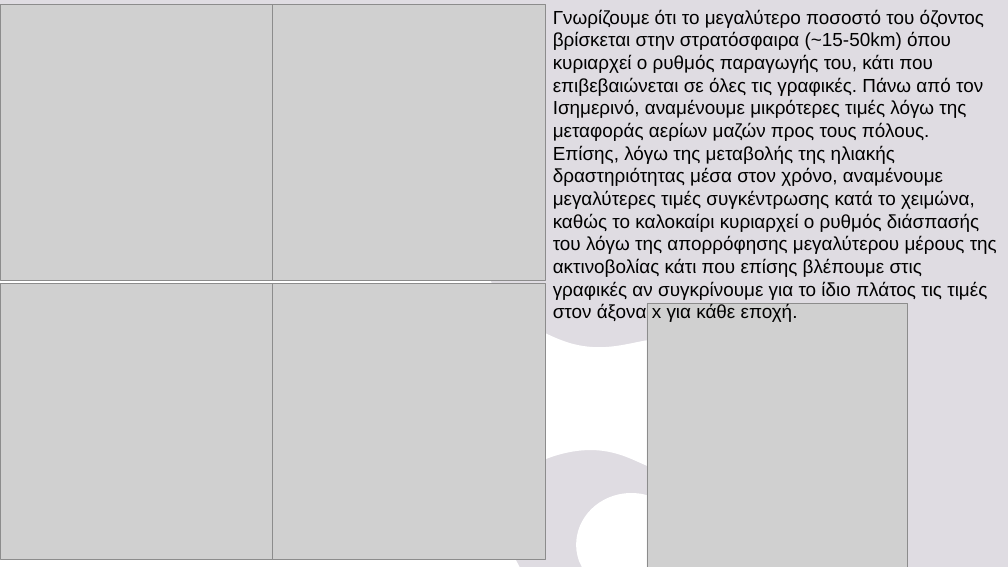
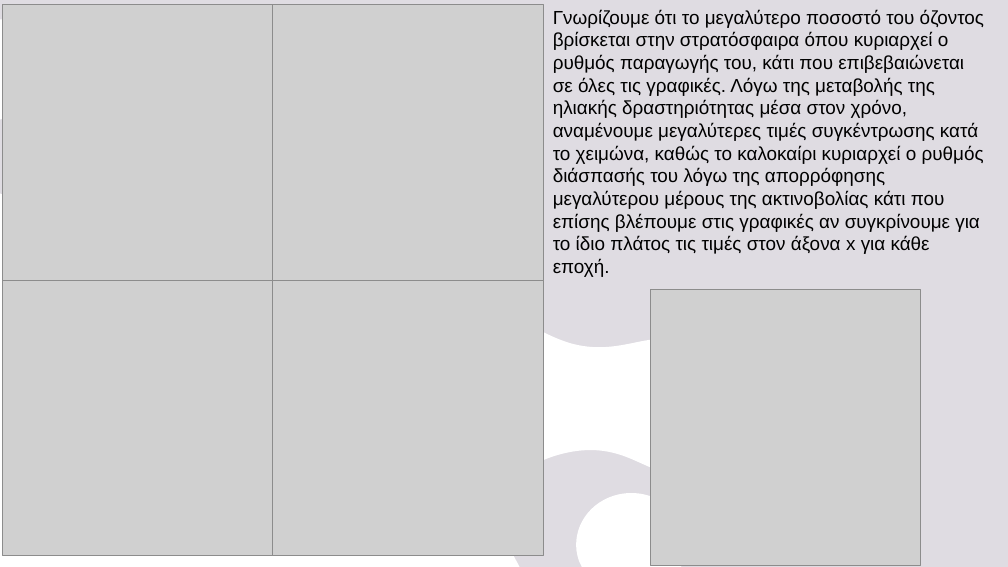
Before and after one commit to nadezsha/MSc---Applied-Meteorology-and-Environmental-Physics, a slide deck: slide 8 of Radiation and Atmosphere Interaction/Report 0/ΕργασίαΜηδέν.pptx (slide 4 before the commit). Drawn at 1008x567 pixels with LibreOffice and Linux fonts; fonts in the diff are those of the drawing; grey boxes stand for pictures. Boxes give left, top, right and bottom in pixels: in the first picture for what was removed or moved away, otherwise in the second. Text is boxed around its words. In the diff, an @@ line names an element or a change of style, - is before the commit and + after.

```diff
--- a/Radiation and Atmosphere Interaction/Report 0/ΕργασίαΜηδέν.pptx
+++ b/Radiation and Atmosphere Interaction/Report 0/ΕργασίαΜηδέν.pptx
@@ text at bbox=[553, 9, 984, 254]: text changed @@
-Γνωρίζουμε ότι το μεγαλύτερο ποσοστό του όζοντος βρίσκεται στην στρατόσφαιρα (~15-50km) όπου κυριαρχεί ο ρυθμός παραγωγής του, κάτι που επιβεβαιώνεται σε όλες τις γραφικές. Πάνω από τον Ισημερινό, αναμένουμε μικρότερες τιμές λόγω της μεταφοράς αερίων μαζών προς τους πόλους. Επίσης, λόγω της μεταβολής της ηλιακής δραστηριότητας μέσα στον χρόνο, αναμένουμε μεγαλύτερες τιμές συγκέντρωσης κατά το χειμώνα, καθώς το καλοκαίρι κυριαρχεί ο ρυθμός διάσπασής του λόγω της απορρόφησης μεγαλύτερου μέρους της ακτινοβολίας κάτι που επίσης βλέπουμε στις γραφικές αν συγκρίνουμε για το ίδιο πλάτος τις τιμές στον άξονα x για κάθε εποχή.
+Γνωρίζουμε ότι το μεγαλύτερο ποσοστό του όζοντος βρίσκεται στην στρατόσφαιρα όπου κυριαρχεί ο ρυθμός παραγωγής του, κάτι που επιβεβαιώνεται σε όλες τις γραφικές. Λόγω της μεταβολής της ηλιακής δραστηριότητας μέσα στον χρόνο, αναμένουμε μεγαλύτερες τιμές συγκέντρωσης κατά το χειμώνα, καθώς το καλοκαίρι κυριαρχεί ο ρυθμός διάσπασής του λόγω της απορρόφησης μεγαλύτερου μέρους της ακτινοβολίας κάτι που επίσης βλέπουμε στις γραφικές αν συγκρίνουμε για το ίδιο πλάτος τις τιμές στον άξονα x για κάθε εποχή.
@@ picture: place and size @@
-picture at bbox=[0, 284, 273, 560]
+picture at bbox=[2, 280, 273, 556]
@@ picture: place and size @@
-picture at bbox=[273, 284, 546, 560]
+picture at bbox=[273, 280, 544, 556]
@@ picture: place and size @@
-picture at bbox=[647, 303, 908, 567]
+picture at bbox=[650, 290, 921, 566]
```
Also in this commit, not shown: 10 other slides changed, 6 slides added.
